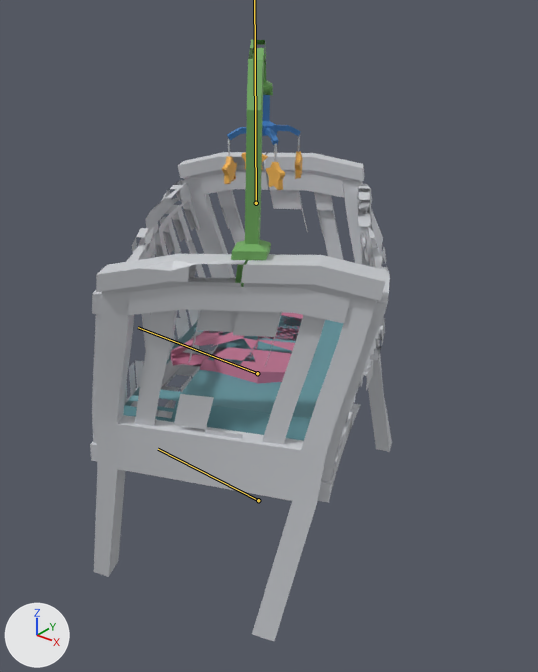
One commit to the FBX model RhythmGamePrototype3/Assets/Animation/Baby_beat1/BabyCot_activated_beat1.fbx: the scene before it, then after it.
Both versions are drawn from a camera (50 mm lens) standing at (1.435, -1.732, 1.764) and looking at (0.064, -0.018, 0.701). The axes (+X, +Y, +Z) are drawn at lower left. The lights are the same throughout. Both versions are drawn at frame 21 of the action 'Take 001'; the numbers are the values there. The bones that bend it are drawn over the model as lines.

The first picture shows 'SM_Prop_BabyCot_01', 'SM_Prop_BabyCot_Door_01', 'SM_Prop_BabyCot_Mobile_01', 'SM_Prop_BabyCot_Mobile_02'.
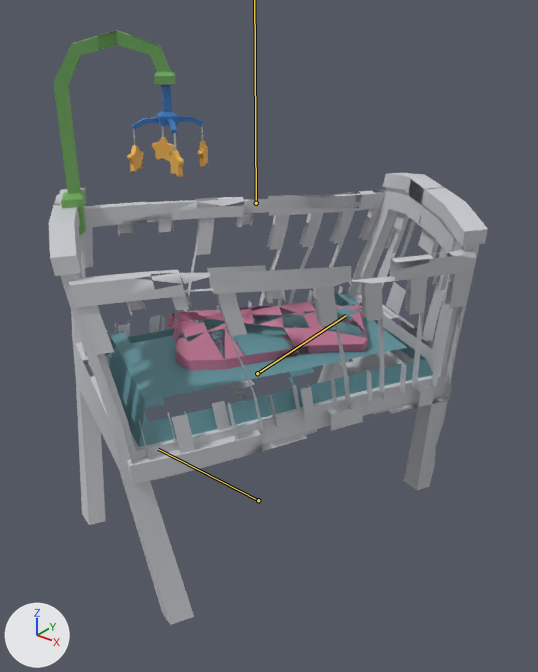
Location of each change, [x1, y1, x2, y2] in pixels of the pictures (538 x 672 px):
'SM_Prop_BabyCot_01', posed (45% wider, 8% shorter)
    before: [90, 152, 392, 641]
    after: [49, 173, 488, 625]
'SM_Prop_BabyCot_Door_01', posed (459% wider, 27% shorter)
    before: [318, 184, 390, 503]
    after: [69, 250, 476, 484]
'SM_Prop_BabyCot_Mobile_01', posed (186% wider, 17% shorter)
    before: [231, 40, 273, 287]
    after: [53, 30, 175, 235]
'SM_Prop_BabyCot_Mobile_02', posed
    before: [222, 95, 303, 190]
    after: [127, 85, 208, 177]
bone 'joint2', root to tip
    before: (257, 373) to (138, 327)
    after: (257, 373) to (346, 315)

What the commit changed:
Bone 'joint2' (bone_joint2) turns from (41, 0, 0) to (-46, 0, 0) degrees about its own x, y and z.
